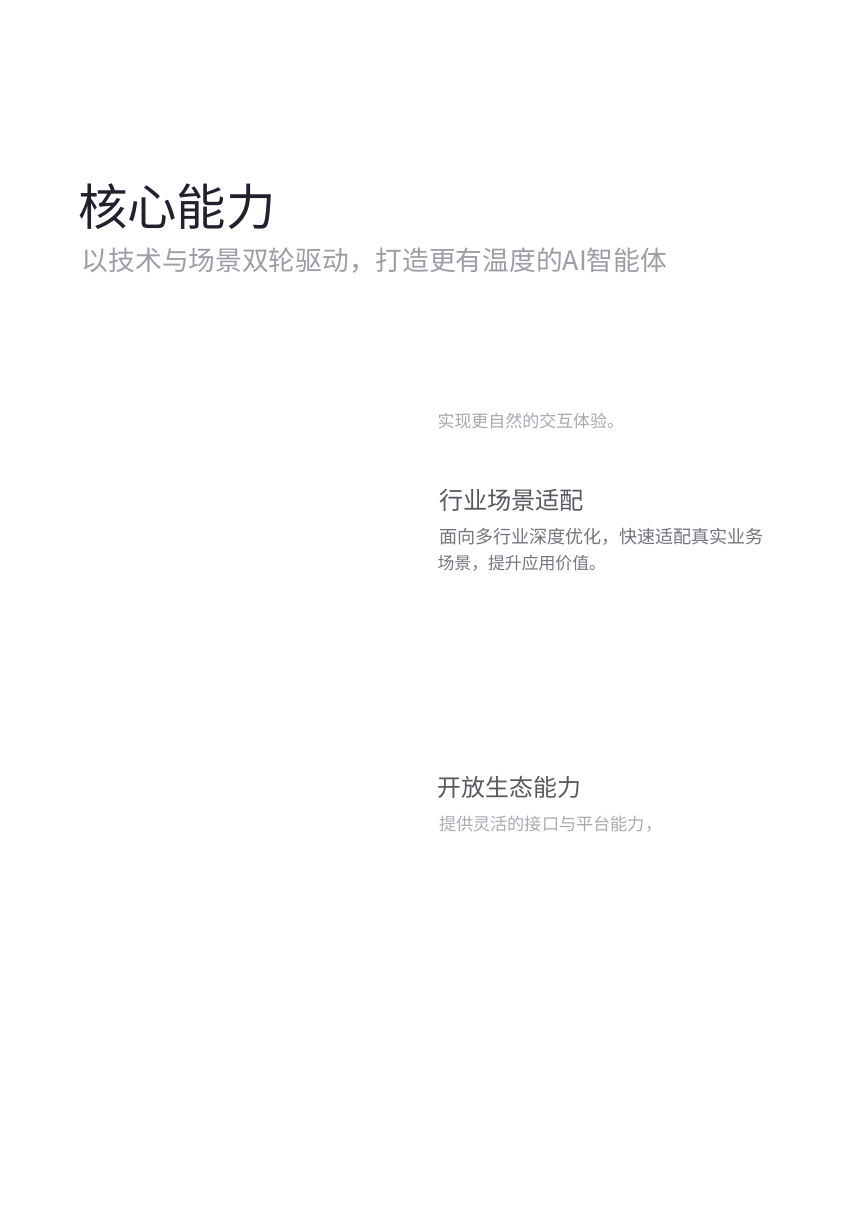
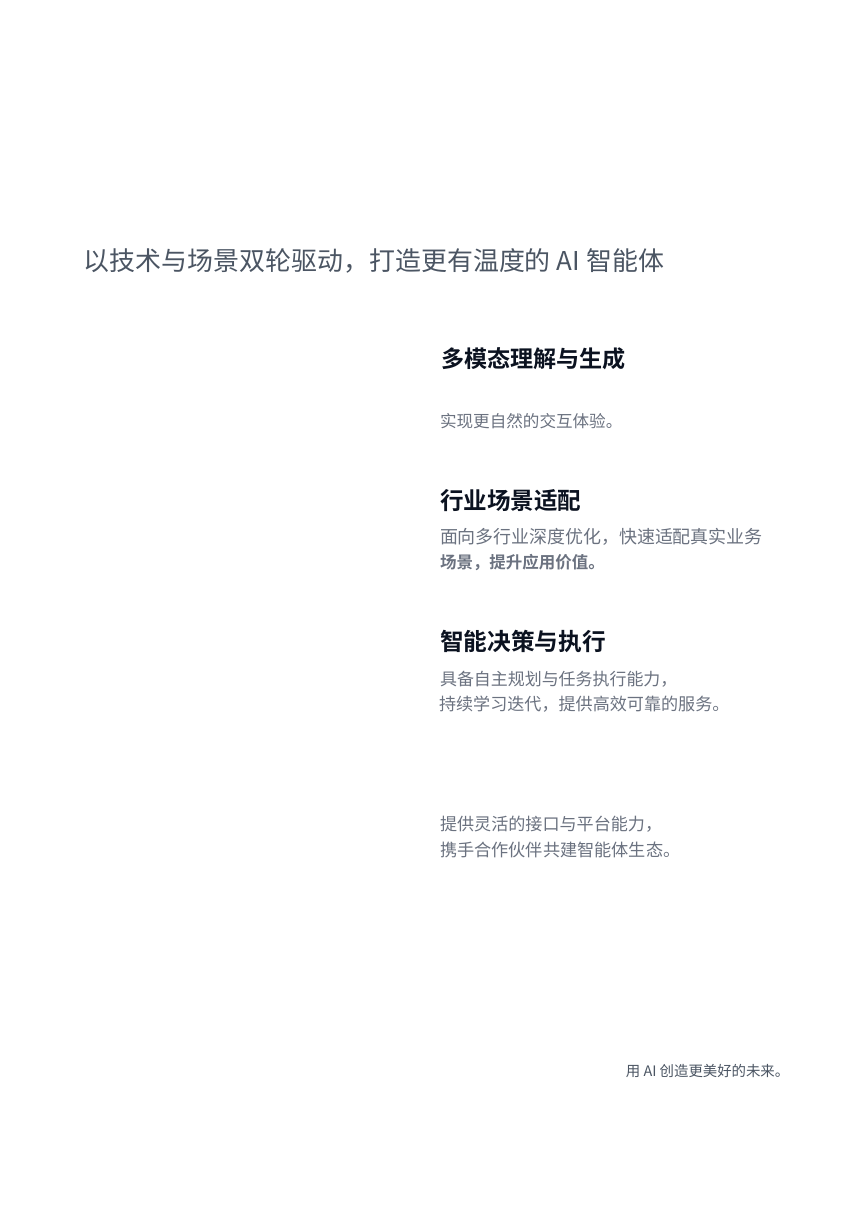
Before and after one commit to xiaoguo96/pdf2pptx, a slide deck: slide 5 of samples/output_测试3_editable.pptx. Drawn at 866x1232 pixels with LibreOffice and Linux fonts; fonts in the diff are those of the drawing; background and template pictures are left out. Boxes give left, top, right and bottom in pixels: in the first picture for what was removed or moved away, otherwise in the second. Text is boxed around its words. In the diff, an @@ line names an element or a change of style, - is before the commit and + after.

```diff
--- a/samples/output_测试3_editable.pptx
+++ b/samples/output_测试3_editable.pptx
@@ text removed at (78,183,276,229) @@
-核心能力
@@ text at (83,248,664,273): text changed; size 26.3 to 25.5 pt; text colour #9C9EA5 to #4B5563 @@
-以技术与场景双轮驱动，打造更有温度的AI智能体
+以技术与场景双轮驱动，打造更有温度的 AI 智能体
@@ text added at (441,347,625,369), 22.7 pt, text #0B1220, bold @@
+多模态理解与生成
@@ text "实现更自然的交互体验。" at (440,413,622,428): size 16.7 to 16.3 pt, text colour #A5A9AF to #6B7280 @@
@@ text "行业场景适配" at (440,489,581,511): size 23.8 to 23.2 pt, text colour #575961 to #0B1220, bold on @@
@@ text "面向多行业深度优化，快速适配真实业务" at (440,528,763,545): size 17.8 to 17.7 pt, text colour #72757C to #6B7280 @@
@@ text "场景，提升应用价值。" at (440,554,605,570): size 16.6 to 16.2 pt, text colour #747780 to #6B7280, bold on @@
@@ text at (440,629,606,652): text changed; size 23.5 to 23.3 pt; text colour #585960 to #0B1220; bold on @@
-开放生态能力
+智能决策与执行
@@ text added at (440,671,677,687), 16.7 pt, text #6B7280 @@
+具备自主规划与任务执行能力，
@@ text added at (439,695,729,712), 16.8 pt, text #6B7280 @@
+持续学习迭代，提供高效可靠的服务。
@@ text "提供灵活的接口与平台能力，" at (440,815,662,832): size 16.9 to 16.8 pt, text colour #A9ABB2 to #6B7280 @@
@@ text added at (440,841,680,858), 16.9 pt, text #6B7280 @@
+携手合作伙伴共建智能体生态。
@@ text added at (626,1064,790,1077), 14.2 pt, text #4B5563 @@
+用 AI 创造更美好的未来。
```
Also in this commit, not shown: 7 other slides changed, 23 other files.
